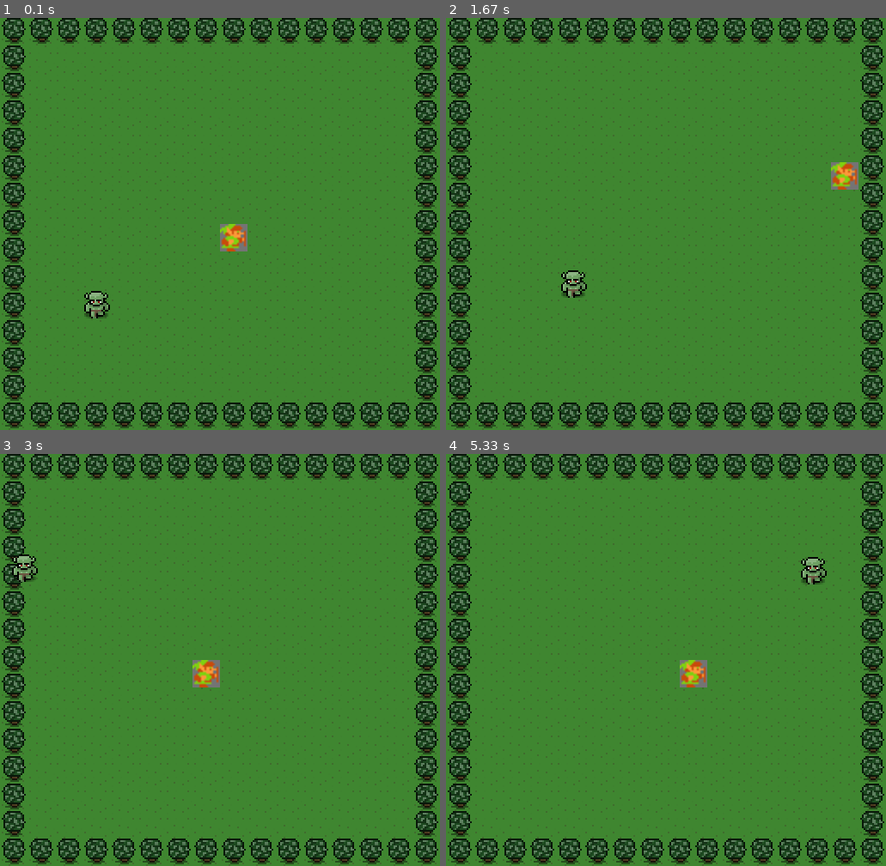
Above: before the commit, frames 1-4 (two rows, left to right).
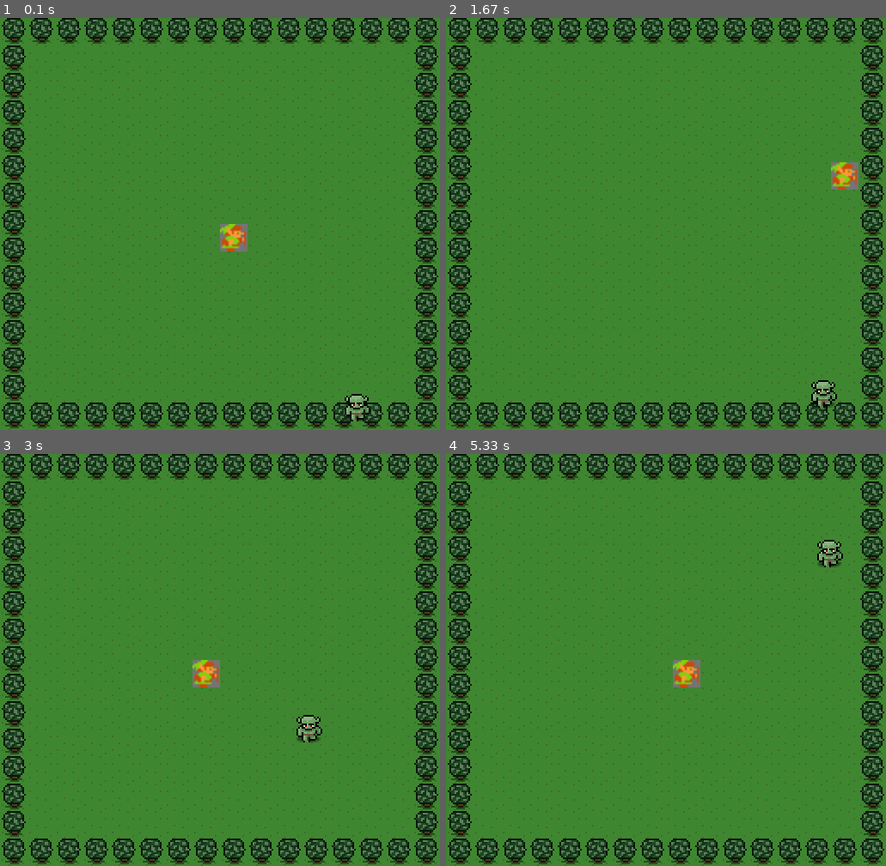
Above: after the commit, the same moments.

Repository: dgelok/pygame
Game: pygame game, started from attack.py
Two runs of this game, one before a commit and one after it. Both use one fixed random seed, a clock stepped at 60 frames per second and the inputs below.
Inputs:
- Up to frame 1 (0.1 s): no input
- Up to frame 2 (1.67 s): hold Right 0.33-0.8 s; hold Up 0.83-1.13 s; hold Right 1.17-1.63 s
- Up to frame 3 (3 s): hold Left 1.67-2.2 s; hold Down 2.23-2.53 s; hold Left 2.57-2.97 s
- Up to frame 4 (5.33 s): hold Up 3-3.37 s; hold Right 3.4-4.03 s; hold Down 4.07-4.43 s; hold Left 4.47-4.93 s; tap Enter at 4.97 s; hold Right from 5.3 s (still down)

The runs differ from the first frame. In frame 1, 0.6% of the frame differs, in the area x 19-85%, y 66-98%; in frame 2, 0.6%; in frame 3, 0.6%; in frame 4, 1.1%, in the area x 51-91%, y 20-57%.

Commit message:
updated restart. not great solution.

Diff:
--- a/attack.py
+++ b/attack.py
@@ -14,8 +14,6 @@
 KEY_RIGHT = 275
 
 
-
-
 def main():
     width = 512
     height = 480
@@ -23,7 +21,7 @@
 
     pygame.init()
     screen = pygame.display.set_mode((width, height))
-    pygame.display.set_caption('My Game')
+    pygame.display.set_caption('Attack!')
     clock = pygame.time.Clock()
 
     # Game initialization
@@ -32,10 +30,9 @@
     monster_image = pygame.image.load('images/monster.png').convert_alpha()
     stop_game = False
 
-    monster = Monster(80, 300, width, height)
-    monster2 = Monster(200, 20, width, height)
+    monster = Monster(random.randint(1, width), random.randint(1, height), width, height)
+    monster2 = Monster(random.randint(1, width), random.randint(1, height), width, height)
     hero = Hero(256, 240, width, height)
-    direction = 2
     hspeed = 4
     won = False
 
@@ -45,11 +42,9 @@
     while not stop_game:
 
         for event in pygame.event.get():
-
             # Event handling
             if event.type == pygame.KEYDOWN:
-                # activate the cooresponding speeds
-                # when an arrow key is pressed down
+                # key commands pressed down
                 if event.key == KEY_DOWN:
                     hero.speed_y = hspeed
                 elif event.key == KEY_UP:
@@ -62,6 +57,7 @@
                     if won == True:
                         monster.dead = False
                         won = False
+                        main()
 
             if event.type == pygame.KEYUP:
                 # deactivate the cooresponding speeds
@@ -74,6 +70,7 @@
                     hero.speed_x = 0
                 elif event.key == KEY_RIGHT:
                     hero.speed_x = 0
+
             if event.type == pygame.QUIT:
                 stop_game = True
 
--- a/classes.py
+++ b/classes.py
@@ -1,6 +1,6 @@
 import random
 
-speed = 3
+speed = 2
 
 class Character():
     def __init__(self, x, y, width, height):
@@ -53,11 +53,6 @@
         elif self.y <= 0:
             self.y = self.height
 
-KEY_UP = 273
-KEY_DOWN = 274
-KEY_LEFT = 276
-KEY_RIGHT = 275
-
 class Hero(Character):
     def __init__(self, x, y, width, height):
         super(Hero, self).__init__(x, y, width, height)
